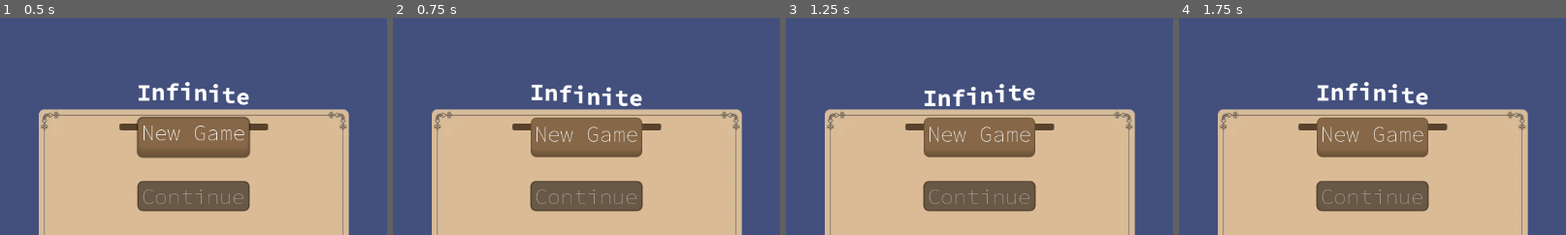
Above: before the commit, frames 1-4 (left to right).
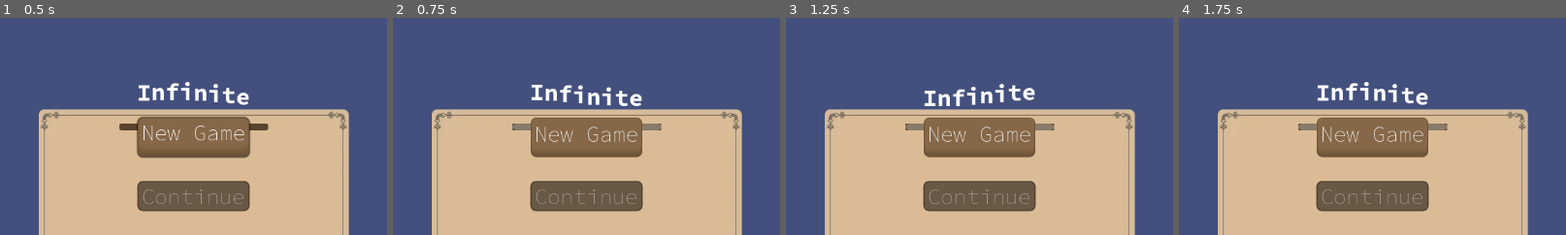
Above: after the commit, the same moments.

Repository: a-siu/killer-sudoku
Game: Godot game, scene res://scene/Main/main_menu.tscn
Same seed, same stepped clock (60 frames per second), same inputs: the game is played once before the commit and once after it.
Inputs:
- Up to frame 1 (0.5 s): no input
- Up to frame 2 (0.75 s): click "New Game" at 0.5 s
- Up to frame 3 (1.25 s): no input
- Up to frame 4 (1.75 s): click "New Game" at 1.25 s
The pictures show only the part of the screen within x 25-75%, y 9-59%; the shares and areas given below are measured in that part.

Frame 1 is identical in both runs. In frame 2, 0.3% of the frame differs, in the area x 30-70%, y 48-52%; in frame 3, 0.3%; in frame 4, 0.3%.
Error before the commit: Parse Error: Export type can only be built-in, a resource, a node, or an enum. (res://script/Game)

Commit message:
renamed save load signals for better readability

Diff:
--- a/Resource Base/Killer Sudoku/classic/cell.gd
+++ b/Resource Base/Killer Sudoku/classic/cell.gd
@@ -66,8 +66,8 @@
 	return district
 
 func _init() -> void:
-	Game.save_system.save_data.connect(write_to_save)
-	Game.save_system.load_data.connect(read_from_save)
+	Game.save_system.write_to.connect(write_to_save)
+	Game.save_system.read_from.connect(read_from_save)
 
 func read_from_save(data : Dictionary):
 
--- a/Resource Base/Killer Sudoku/killer/cage.gd
+++ b/Resource Base/Killer Sudoku/killer/cage.gd
@@ -38,8 +38,8 @@
 	return verified
 #
 func _init() -> void:
-	Game.save_system.save_data.connect(write_to_save)
-	#Game.save_system.load_data.connect(read_from_save)
+	Game.save_system.write_to.connect(write_to_save)
+	#Game.save_system.read_from.connect(read_from_save)
 
 func write_to_save(data: Dictionary):
 	if SaverLoader.DATATYPE.cage not in data:
--- a/Resource Base/Killer Sudoku/killer/cage_cluster.gd
+++ b/Resource Base/Killer Sudoku/killer/cage_cluster.gd
@@ -184,7 +184,7 @@
 			content.append(cage)
 
 func _init() -> void:
-	Game.save_system.load_data.connect(read_from_save)
+	Game.save_system.read_from.connect(read_from_save)
 
 func read_from_save(data: Dictionary):
 	if SaverLoader.DATATYPE.cage not in data:
--- a/script/Game Logic/generator.gd
+++ b/script/Game Logic/generator.gd
@@ -1,9 +1,9 @@
-extends Resource
+extends RefCounted
 class_name Generator
 
-@export var grid : Grid
-@export var cages : CageCluster
-@export var offset : Dictionary[int, int]
+var grid : Grid
+var cages : CageCluster
+var offset : Dictionary[int, int]
 var config_system : Config
 var performance_throttle : int = 20
 
--- a/script/Game Logic/savefile_manager.gd
+++ b/script/Game Logic/savefile_manager.gd
@@ -3,8 +3,8 @@
 
 const SAVE_PATH := "user://%s"
 
-signal save_data(data: Dictionary)
-signal load_data(data: Dictionary)
+signal write_to(data: Dictionary)
+signal read_from(data: Dictionary)
 
 var _timer_ref: Node = null
 var _loaded_elapsed_seconds: int = 0
@@ -17,10 +17,23 @@
 	if _loaded_elapsed_seconds > 0 and timer_node.has_method("set_seconds"):
 		timer_node.set_seconds(_loaded_elapsed_seconds)
 
+## return the file access, create all necessary folders if needed
+func open_file(path: String, access: FileAccess.ModeFlags) -> FileAccess:
+	DirAccess.make_dir_recursive_absolute(path)
+	return FileAccess.open(path, access)
+	#return FileAccess.open_encrypted_with_pass(path, access, str(hash(path)))
 
-func open_file(path: String, access: FileAccess.ModeFlags) -> FileAccess:
-	return FileAccess.open(path, access)
-	return FileAccess.open_encrypted_with_pass(path, access, str(hash(path)))
+##write a var to file
+func write(data: Dictionary, path: String) -> void:
+	var file := open_file(SAVE_PATH % path, FileAccess.WRITE)
+	file.store_var(game_data_packet)
+	file.close()
+	prints("Saved to:", SAVE_PATH % path)
+
+##read a var from file
+func read(path: String) -> Dictionary:
+	var file := open_file(SAVE_PATH % path, FileAccess.READ)
+	return file.get_var()
 
 func save_game(name : String) -> void:
 	var elapsed := 0
@@ -32,15 +45,10 @@
 	if _timer_ref and _timer_ref.has_method("get_seconds"):
 		game_data_packet["elapsed_seconds"] = _timer_ref.get_seconds()
 
-	save_data.emit(game_data_packet)
+	write_to.emit(game_data_packet)
 
 	var file_path := SAVE_PATH % name
-	var file_folder := SAVE_PATH % ''
-	DirAccess.make_dir_recursive_absolute(file_folder)
-	var file := open_file(file_path, FileAccess.WRITE)
-	#var file := ConfigFile.new()
-	file.store_var(game_data_packet)
-	file.close()
+	write(game_data_packet, file_path)
 	prints("Saved:", name)
 
 func load_game(name: String) -> void:
@@ -65,7 +73,7 @@
 	if _timer_ref and _timer_ref.has_method("set_seconds"):
 		_timer_ref.set_seconds(_loaded_elapsed_seconds)
 
-	load_data.emit(game_data_packet)
+	read_from.emit(game_data_packet)
 
 
 func does_save_exist(name: String) -> bool:
--- a/script/UI/Containers/number_grid.gd
+++ b/script/UI/Containers/number_grid.gd
@@ -8,7 +8,7 @@
 		color = v
 		_update(Parameter.COLOR)
 
-@export var numbers: Array[int] = [7,8,9,4,5,6,1,2,3]:
+var numbers: Array[int] = [7,8,9,4,5,6,1,2,3]:
 	set(v):
 		numbers = v
 		resort_by_layout()
